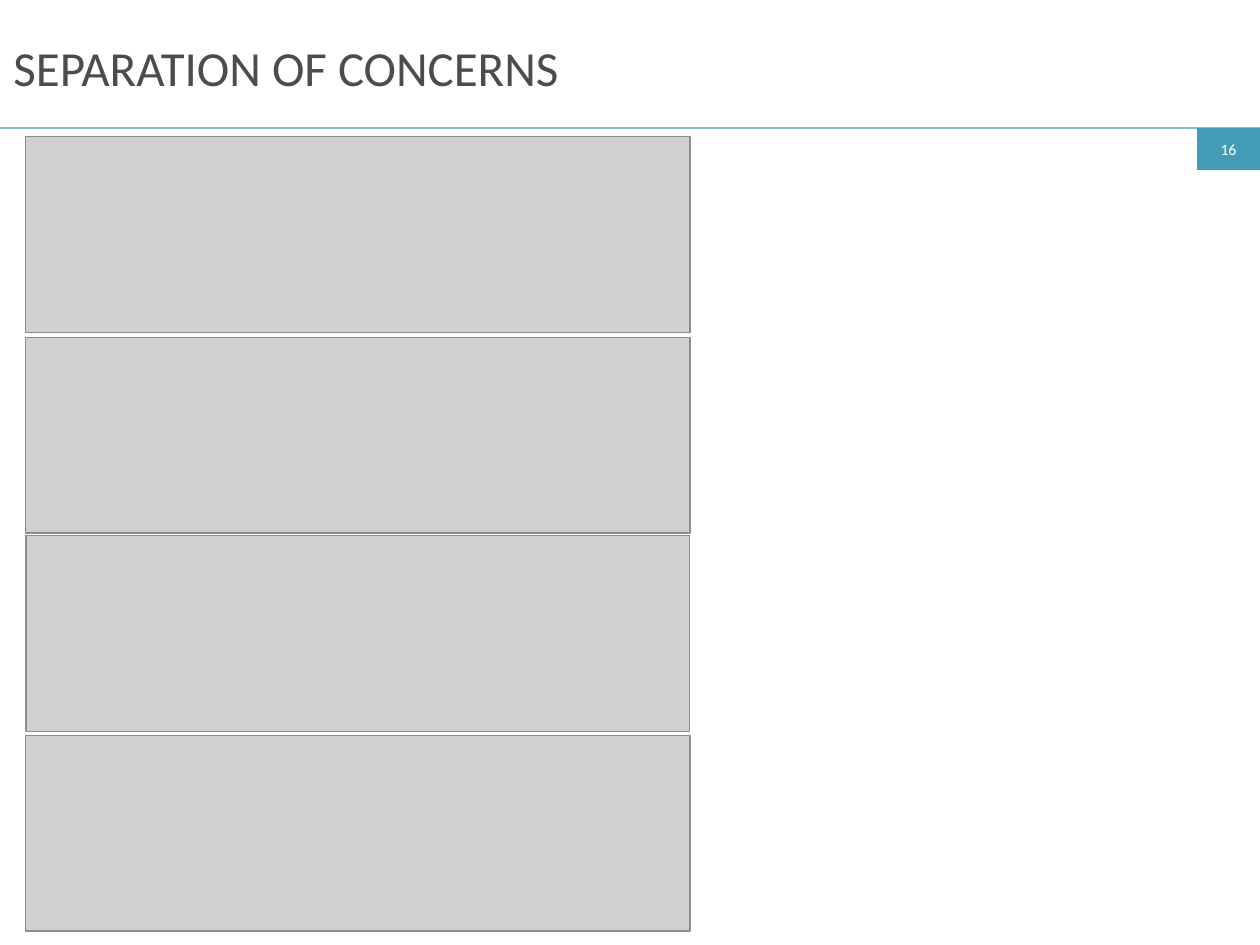
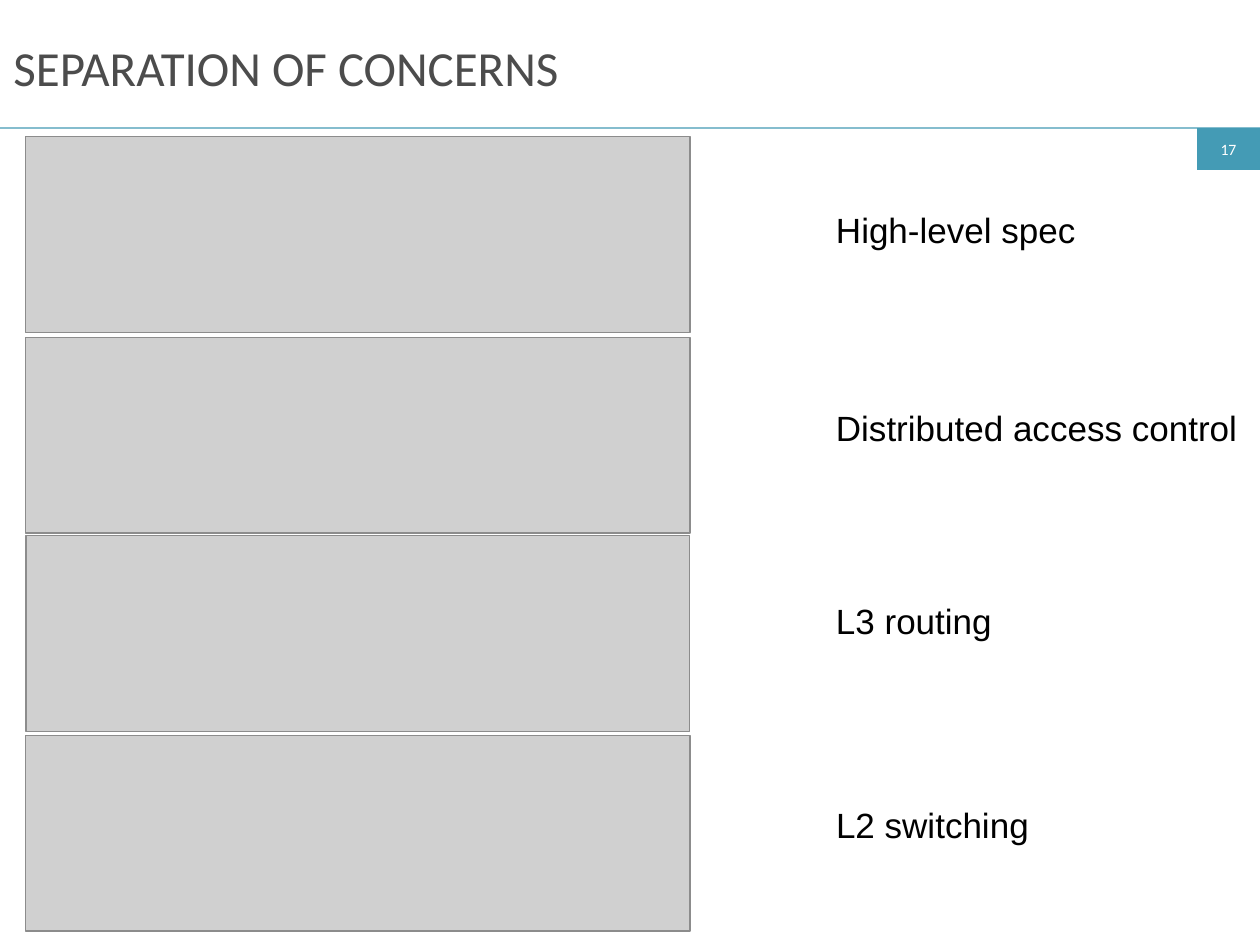
Before and after one commit to ryzhyk/cocoon, a slide deck: slide 17 of doc/netpl16/talk/cocoon.odp (slide 16 before the commit). Drawn at 1260x945 pixels with LibreOffice and Linux fonts; fonts in the diff are those of the drawing; grey boxes stand for pictures. Boxes give left, top, right and bottom in pixels: in the first picture for what was removed or moved away, otherwise in the second. Text is boxed around its words. In the diff, an @@ line names an element or a change of style, - is before the commit and + after.

Commit message:
NetPL talk: wip

```diff
--- a/doc/netpl16/talk/cocoon.odp
+++ b/doc/netpl16/talk/cocoon.odp
@@ page number at [1221,145,1237,155]: text changed @@
-16
+17
@@ text added at [836,217,1075,249], 20 pt, text #000000 @@
+High-level spec
@@ text added at [836,415,1237,442], 20 pt, text #000000 @@
+Distributed access control
@@ text added at [836,608,992,641], 20 pt, text #000000 @@
+L3 routing
@@ text added at [836,812,1029,845], 20 pt, text #000000 @@
+L2 switching
```
Also in this commit, not shown: 2 other slides changed, 14 slides added, 9 slides removed.
